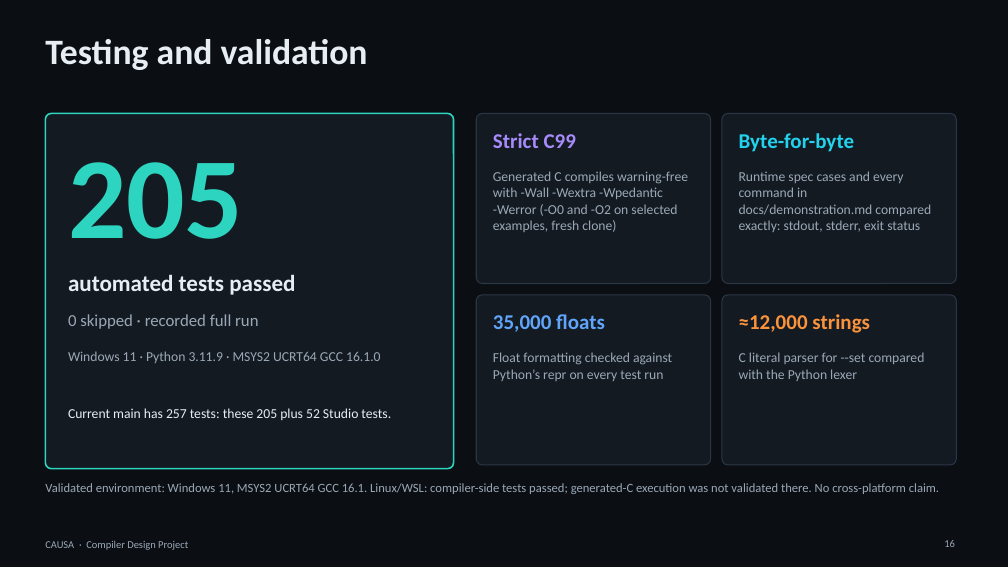
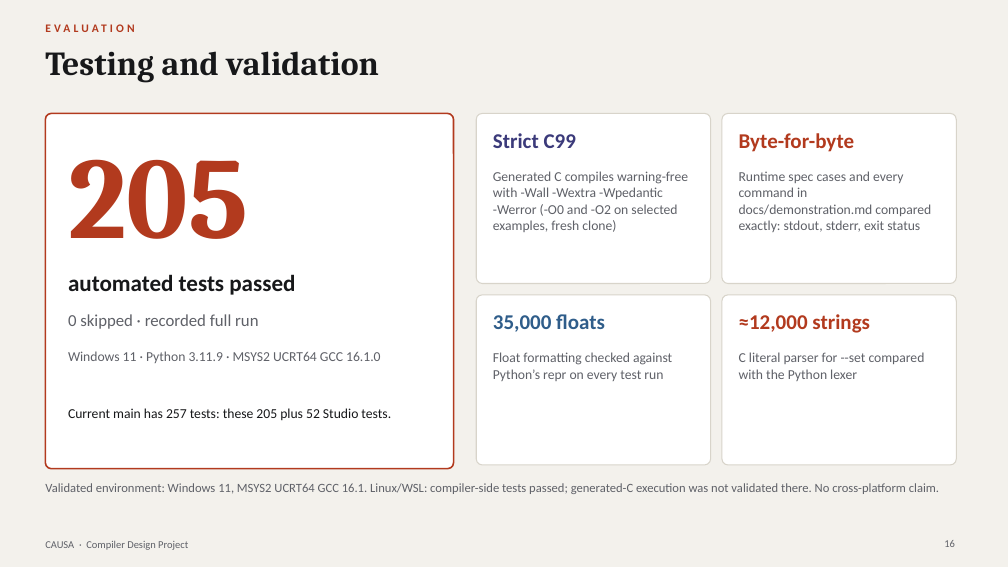
Before and after one commit to ujvall/Causa, a slide deck: slide 16 of presentation/CAUSA_Final_Presentation.pptx. Drawn at 1008x567 pixels with LibreOffice and Linux fonts; fonts in the diff are those of the drawing. Boxes give left, top, right and bottom in pixels: in the first picture for what was removed or moved away, otherwise in the second. Text is boxed around its words. In the diff, an @@ line names an element or a change of style, - is before the commit and + after.

Commit message:
Restyle presentation: light paper canvas, serif headings, consistent theme

```diff
--- a/presentation/CAUSA_Final_Presentation.pptx
+++ b/presentation/CAUSA_Final_Presentation.pptx
@@ background #0B0F14 to #F3F1EC @@
@@ text added at box(45, 21, 650, 40), 11 pt, text #B23A1E, bold @@
+EVALUATION
@@ title "Testing and validation": place and size @@
-title "Testing and validation" at box(45, 39, 368, 70)
+title "Testing and validation" at box(45, 51, 379, 83)
@@ title "Testing and validation" at box(45, 51, 379, 83): size 34 to 32 pt, font Calibri to Cambria, text colour #E6EDF3 to #17181A @@
@@ rounded rectangle at box(45, 113, 454, 469): fill #131A22 to #FFFFFF; outline #2DD4BF 1.5 pt to #B23A1E 1.5 pt @@
@@ text "205" at box(68, 159, 248, 239): font Calibri to Cambria, text colour #2DD4BF to #B23A1E @@
@@ text "Strict C99" at box(493, 133, 576, 148): text colour #A78BFA to #3B3A7A @@
@@ text "Byte-for-byte" at box(739, 133, 855, 152): text colour #22D3EE to #B23A1E @@
@@ text "automated tests passed" at box(68, 274, 295, 295): text colour #E6EDF3 to #17181A @@
@@ fill #131A22 to #FFFFFF; outline #2A3644 1 pt to #D8D4CA 1 pt in 4 elements at box(476, 113, 711, 284), box(722, 113, 957, 284), box(476, 295, 711, 465), box(722, 295, 957, 465) @@
@@ text "35,000 floats" at box(493, 314, 605, 332): text colour #60A5FA to #2F5D8A @@
@@ text "≈12,000 strings" at box(739, 314, 870, 333): text colour #FB923C to #B23A1E @@
@@ text "Current main has 257 tests: ..." at box(68, 408, 391, 420): text colour #E6EDF3 to #17181A @@
@@ text colour #9AA8B6 to #5F6168 in 9 elements at box(944, 540, 955, 547), box(45, 541, 188, 550), box(68, 314, 258, 329), box(68, 351, 380, 363), box(493, 171, 688, 232), box(739, 171, 931, 232), box(493, 352, 672, 381), box(739, 352, 925, 381), box(45, 483, 939, 494) @@
```
Also in this commit, not shown: 19 other slides changed, 2 other files.
